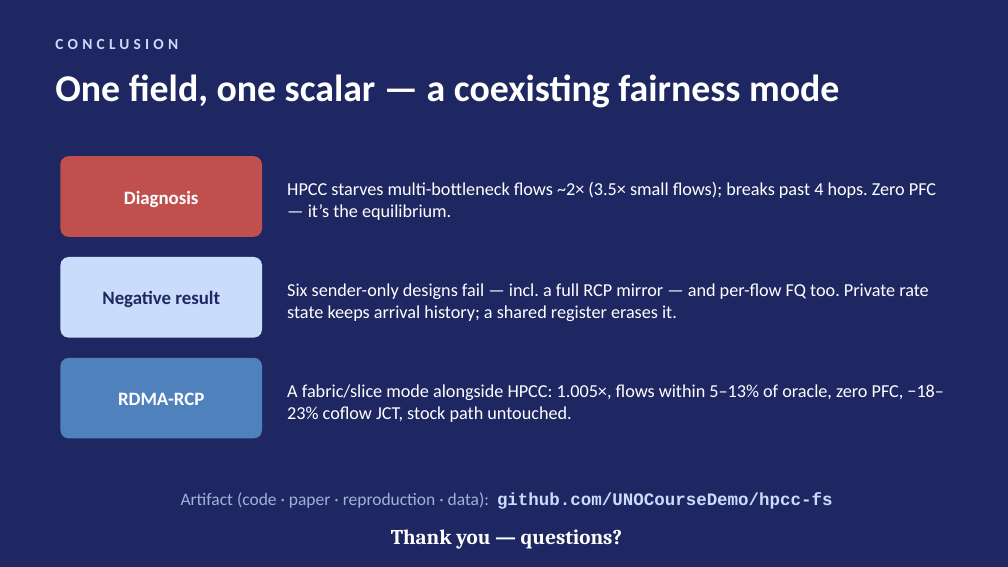
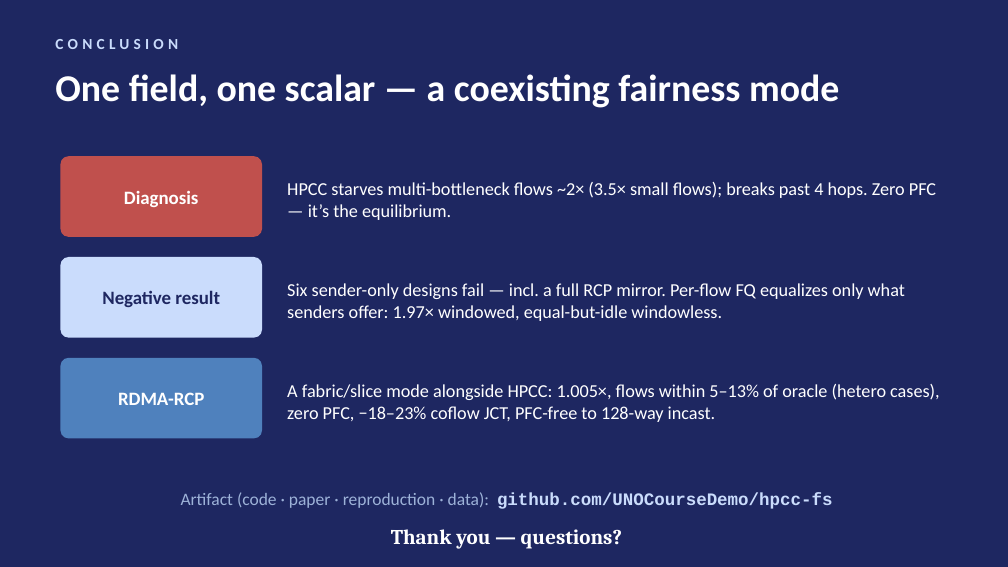
Before and after one commit to UNOCourseDemo/hpcc-fs, a slide deck: slide 17 of examples/hpcc/hpcc-fs/talk/ipccc2026-talk.pptx. Drawn at 1008x567 pixels with LibreOffice and Linux fonts; fonts in the diff are those of the drawing. Boxes give left, top, right and bottom in pixels: in the first picture for what was removed or moved away, otherwise in the second. Text is boxed around its words. In the diff, an @@ line names an element or a change of style, - is before the commit and + after.

Commit message:
round-4: decouple adopted-rate floor from cold-start (fs_min_rate); FQ ablations correct round-3 claim
- reviewer-caught design flaw: HandleAckFs clamped adopted rate to the 1G
  cold-start, making N <= C/1G a hard incast bound; S=64 PFC storm was
  floor-induced overload (2,045 pauses / 142 ms), not startup transient
- fs_min_rate knob (default 100 Mb/s): PFC 0 through S=128, rates reach
  182 Mb/s at S=64; ~2x stock FCT at S>=64 is the honest residual
- FQ ablations: windowless HPCC + per-flow DRR equalizes (0.997x) but at
  13.6x oracle FCT (equal-but-idle); windowed 1.97x; claim corrected to
  'scheduling enforces equality; the allocation needs a rate signal'
- k=6 saturating refreshed (42.9 -> 36.7 ms, -11% padded-header control);
  fairness suites reproduce exactly under the new floor
- algorithms disambiguate R_start vs R_floor; abstract carries the
  5-13% / 21-39% dual range; both PDFs 10pp

```diff
--- a/examples/hpcc/hpcc-fs/talk/ipccc2026-talk.pptx
+++ b/examples/hpcc/hpcc-fs/talk/ipccc2026-talk.pptx
@@ text at (x1=287, y1=283, x2=905, y2=321): text changed @@
-Six sender-only designs fail — incl. a full RCP mirror — and per-flow FQ too. Private rate state keeps arrival history; a shared register erases it.
+Six sender-only designs fail — incl. a full RCP mirror. Per-flow FQ equalizes only what senders offer: 1.97× windowed, equal-but-idle windowless.
@@ text at (x1=287, y1=384, x2=939, y2=422): text changed @@
-A fabric/slice mode alongside HPCC: 1.005×, flows within 5–13% of oracle, zero PFC, −18–23% coflow JCT, stock path untouched.
+A fabric/slice mode alongside HPCC: 1.005×, flows within 5–13% of oracle (hetero cases), zero PFC, −18–23% coflow JCT, PFC-free to 128-way incast.
```
Also in this commit, not shown: 1 other slide changed, 15 other files.
